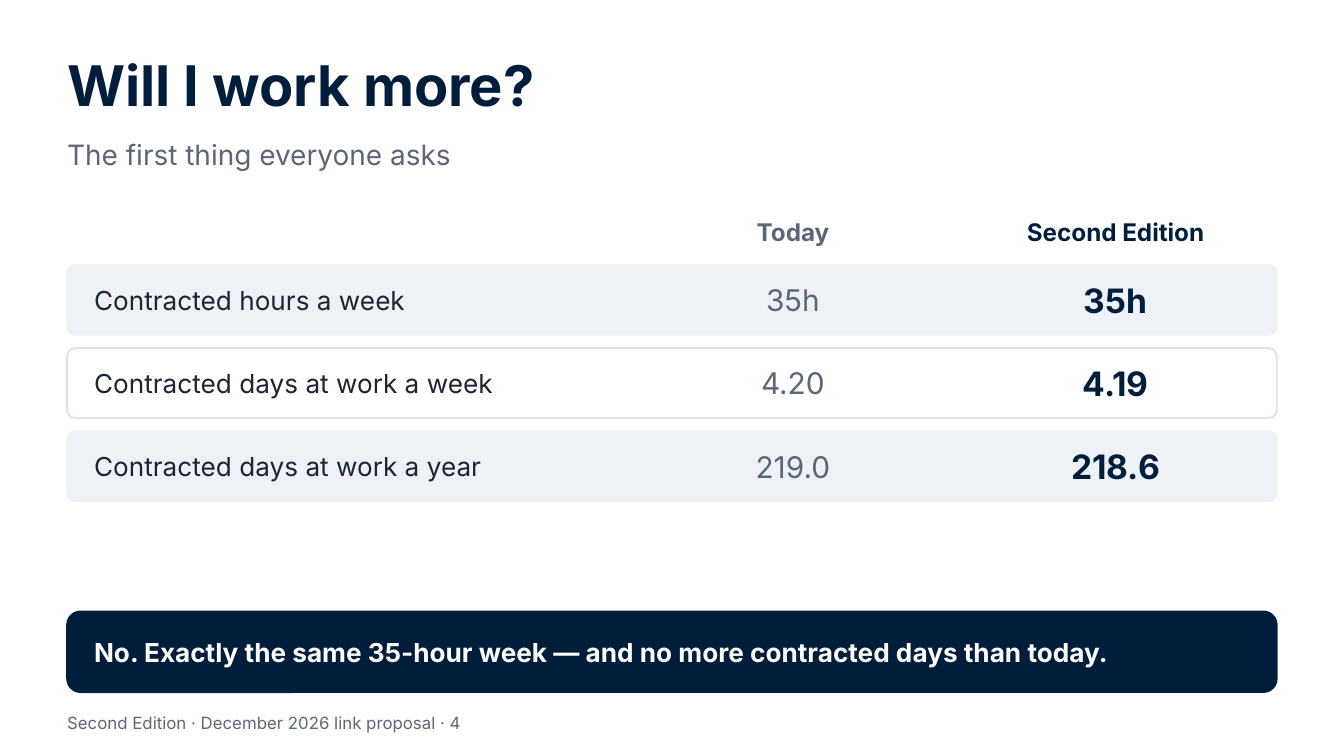
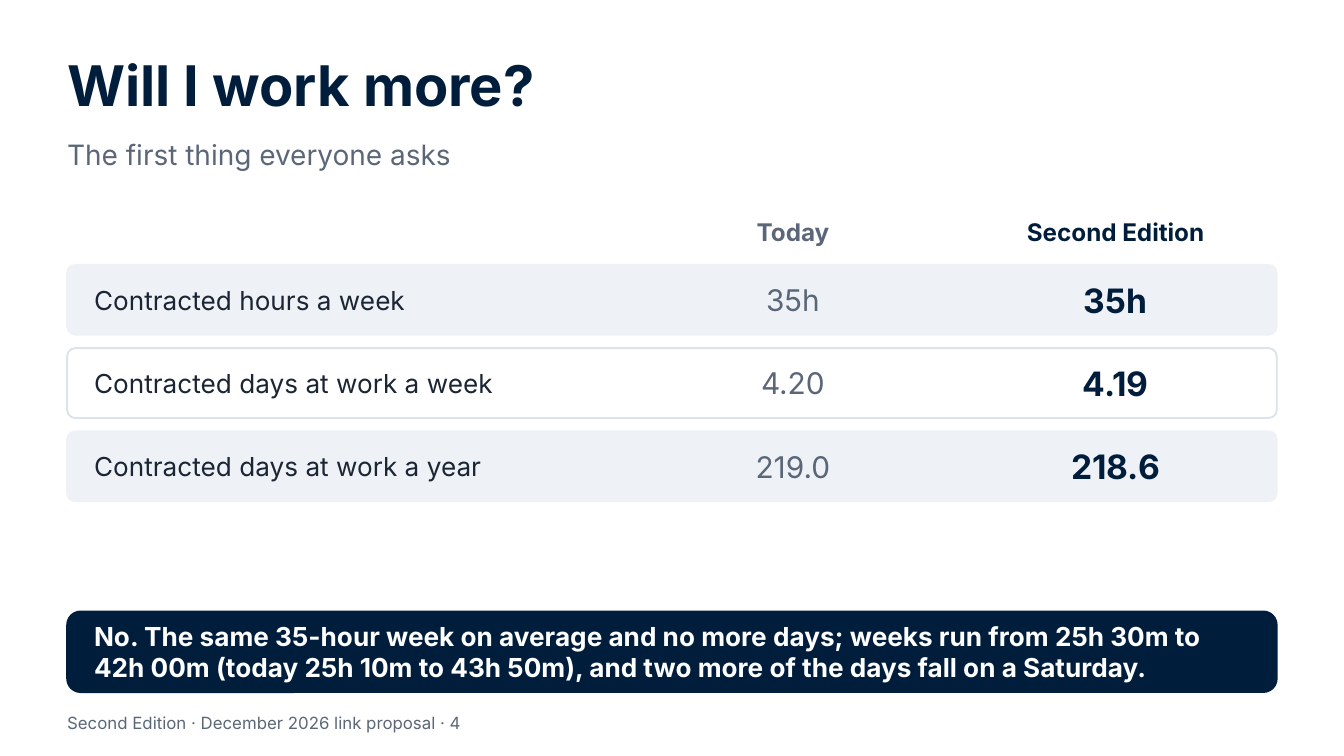
Before and after one commit to Garethdavidmiller/roster-app, a slide deck: slide 4 of docs/links-26/presentations/Second-Edition-for-colleagues.pptx. Drawn at 1344x756 pixels with LibreOffice and Linux fonts; fonts in the diff are those of the drawing. Boxes give left, top, right and bottom in pixels: in the first picture for what was removed or moved away, otherwise in the second. Text is boxed around its words. In the diff, an @@ line names an element or a change of style, - is before the commit and + after.

```diff
--- a/docs/links-26/presentations/Second-Edition-for-colleagues.pptx
+++ b/docs/links-26/presentations/Second-Edition-for-colleagues.pptx
@@ text at (94,626,1200,683): text changed @@
-No. Exactly the same 35-hour week — and no more contracted days than today.
+No. The same 35-hour week on average and no more days; weeks run from 25h 30m to 42h 00m (today 25h 10m to 43h 50m), and two more of the days fall on a Saturday.
```
Also in this commit, not shown: 2 other slides changed, 27 other files.
